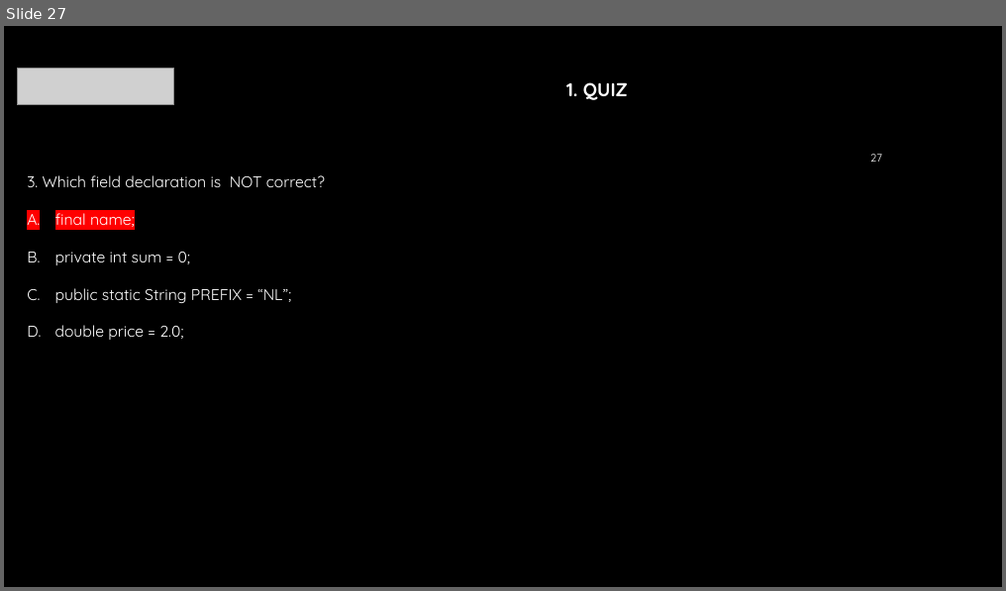
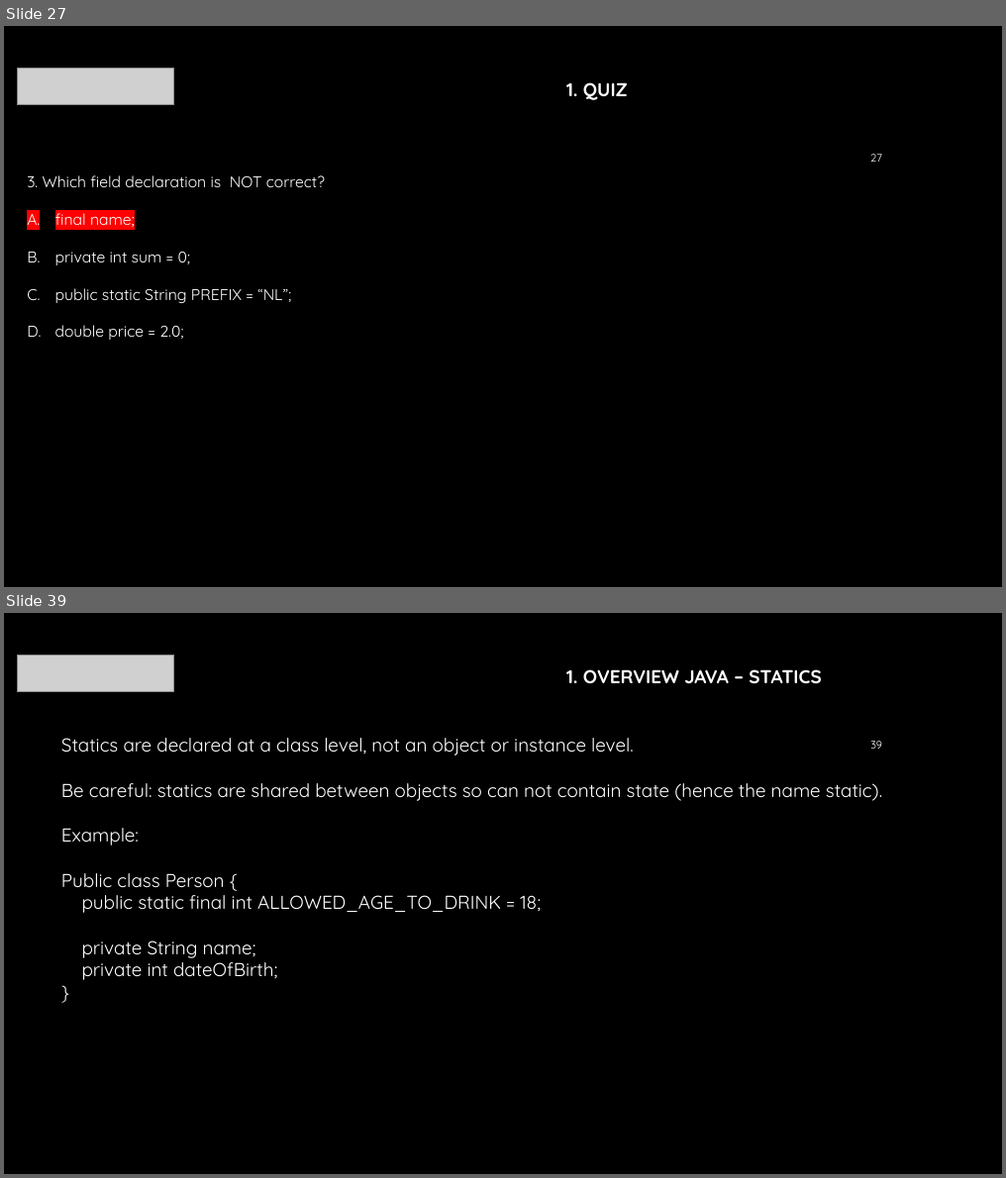
Before and after one commit to mraalten/javafundamentals, a slide deck: docs/training/Presentation.pptx. Shown one above the other, each under a label of ours: slide 27 before the commit, slides 27 and 39 after it; the slides between them are not shown. The pictures are 1006x591 and 1006x1178 pixels, drawn with LibreOffice and Linux fonts; fonts in the diff are those of the drawing; grey boxes stand for pictures; background and template pictures are left out. Boxes give left, top, right and bottom in pixels: in the first picture for what was removed or moved away, otherwise in the second. Text is boxed around its words. In the diff, an @@ line names an element or a change of style, - is before the commit and + after.

```diff
--- a/docs/training/Presentation.pptx
+++ b/docs/training/Presentation.pptx
@@ slide 39 added at (x1=4, y1=613, x2=1002, y2=1174), background #000000 @@
@@ picture added at (x1=18, y1=655, x2=174, y2=692) @@
@@ text added at (x1=566, y1=669, x2=821, y2=684), 18 pt, text #FFFFFF, bold @@
+1. OVERVIEW JAVA – STATICS
@@ text added at (x1=61, y1=738, x2=882, y2=980), 18 pt, text #FFFFFF @@
+Statics are declared at a class level, not an object or instance level.
+Be careful: statics are shared between objects so can not contain state (hence the name static).
+Example:
+Public class Person {
+public static final int ALLOWED_AGE_TO_DRINK = 18;
+private String name;
+private int dateOfBirth;
+}
@@ page number added at (x1=870, y1=741, x2=882, y2=749), 10.5 pt, text #FFFFFF @@
+39
```
Also in this commit, not shown: 2 slides changed, 22 other slides added.
